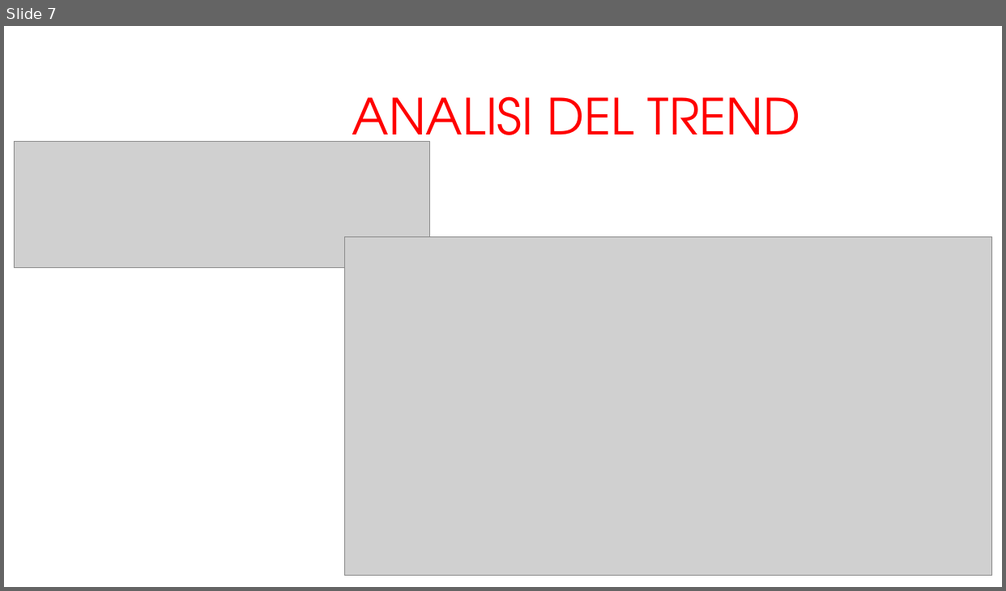
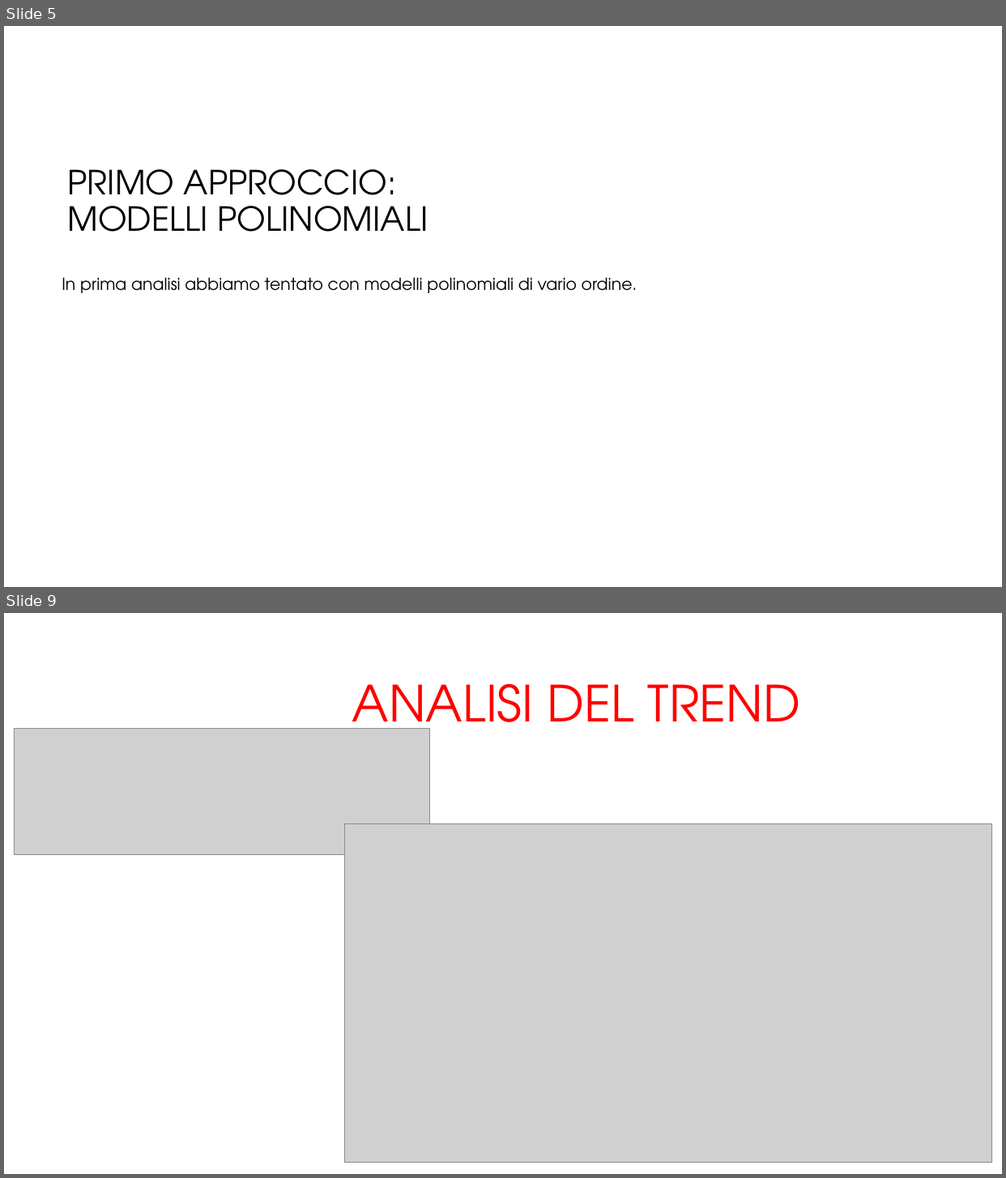
Before and after one commit to arrostini/predittoreDomeniche, a slide deck: progettomatlab.pptx. Shown one above the other, each under a label of ours: slide 7 before the commit, slides 5 and 9 after it; the slides between them are not shown. The pictures are 1006x591 and 1006x1178 pixels, drawn with LibreOffice and Linux fonts; fonts in the diff are those of the drawing; grey boxes stand for pictures; background and template pictures are left out. Boxes give left, top, right and bottom in pixels: in the first picture for what was removed or moved away, otherwise in the second. Text is boxed around its words. In the diff, an @@ line names an element or a change of style, - is before the commit and + after.

```diff
--- a/progettomatlab.pptx
+++ b/progettomatlab.pptx
@@ slide 5 added at [4,26,1002,587], background #FFFFFF @@
@@ title added at [68,169,428,232], 32 pt, text #000000 @@
+PRIMO APPROCCIO:
+MODELLI POLINOMIALI
@@ text added at [62,278,637,293], 16 pt, text #000000 @@
+In prima analisi abbiamo tentato con modelli polinomiali di vario ordine.
@@ what was slide 7 is now slide 9 @@
```
Also in this commit, not shown: 6 slides changed, 9 other slides added, 3 slides removed.
